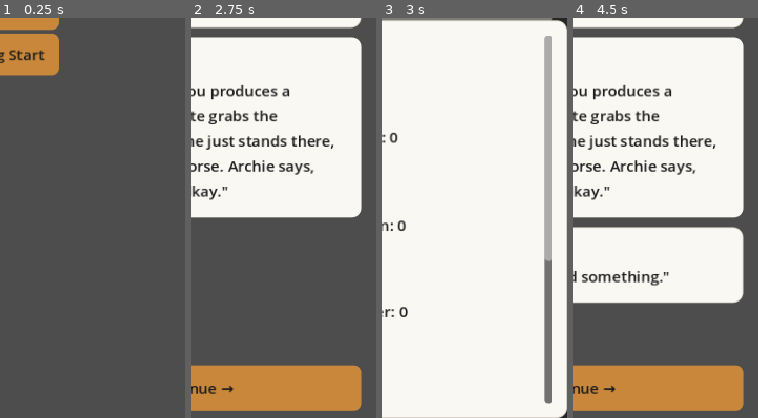
Above: before the commit, frames 1-4 (left to right).
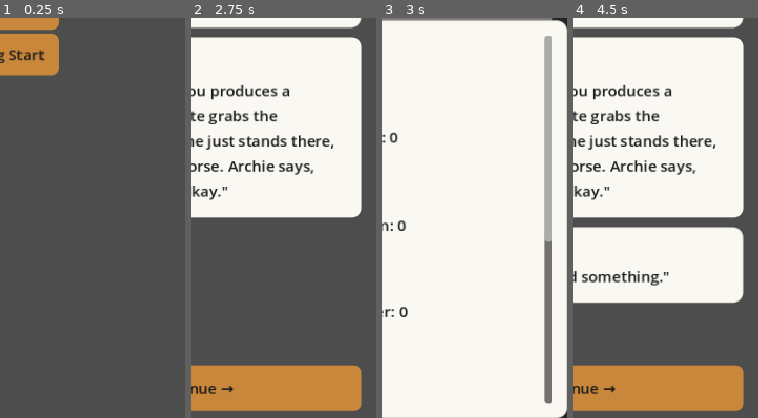
Above: after the commit, the same moments.

Repository: rdefm/veins-of-london
Game: Godot game, scene res://scenes/Main.tscn
Two runs of this game, one before a commit and one after it. Both use one fixed random seed, a clock stepped at 60 frames per second and the inputs below.
Inputs:
- Up to frame 1 (0.25 s): no input
- Up to frame 2 (2.75 s): click "New Game" at 0.5 s; click "Continue →" at 1.25 s; click "Continue →" at 2 s
- Up to frame 3 (3 s): click "🎒 Bag" at 2.75 s
- Up to frame 4 (4.5 s): click "🎒 Bag" at 3.5 s; click "Continue →" at 4.25 s
The pictures show only the part of the screen within x 50-100%, y 50-100%; the shares and areas given below are measured in that part.

Frames 1-2 are identical in both runs. In frame 3, 0.2% of the frame differs, in the area x 87-92%, y 55-61%; in frame 4, nothing differs.

Commit message:
calc-effect-wiring-03: reactive and escape consumables (prophetsBreath, failsafe, wormhole)
Wires the partial scope of three more lab effects into gameplay:
prophetsBreath grants Rewind's evadeTurns/evadeChance fields directly
(overwriting, not stacking); failsafe auto-fires on the existing rewind
snapshot-restore path the instant HP would hit 0, ahead of any manual
Rewind use; wormhole guarantees a combat flee (bypassing the roll and
the enemy's free hit) and, via Travel.travel_to()'s new skip_triggers
param, a trigger-free district trip with zero arrival-encounter chance.

Diff:
--- a/scenes/components/bag_drawer.gd
+++ b/scenes/components/bag_drawer.gd
@@ -17,12 +17,15 @@
 
 const DRAWER_HEIGHT := 420.0
 
-# calc-effect-wiring-02: extended with the five newly-wired effects. Still a
+# calc-effect-wiring-02/03: extended with the newly-wired effects. Still a
 # curated list, not every GameData.RECIPES key (unlike inventory.gd's tab,
 # which now iterates all of them) -- this summary only covers consumables
-# with a real, usable effect; sale-only/not-yet-wired recipes (rejuvenation,
-# prophetsBreath, etc.) stay off it.
-const CONSUMABLE_KEYS := ["timePearl", "enhancementPowder", "rewind", "healingSalve", "blast", "shield", "blackHole", "healingBurst"]
+# with a real, usable effect reachable from THIS drawer; sale-only/not-yet-
+# wired recipes (rejuvenation, etc.) stay off it. failsafe is deliberately
+# absent too -- it's wired (calc-effect-wiring-03) but has no manual Use
+# action, so it belongs only on inventory.gd's tab, which lists every
+# in-stock recipe regardless of whether it has a button here.
+const CONSUMABLE_KEYS := ["timePearl", "enhancementPowder", "rewind", "healingSalve", "blast", "shield", "blackHole", "healingBurst", "prophetsBreath", "wormhole"]
 
 var _dim: ColorRect
 var _content: VBoxContainer
@@ -151,6 +154,16 @@
 
 	if player["inventory"].get("healingBurst", 0) > 0:
 		_content.add_child(UI.button("✚ Healing Burst (%d) — instant heal" % player["inventory"]["healingBurst"], _on_use_healing_burst))
+
+	# calc-effect-wiring-03: prophetsBreath/wormhole (combat evade buff /
+	# guaranteed flee). failsafe has no button here -- see CONSUMABLE_KEYS'
+	# comment.
+	# PROSE-REVIEW: new button labels below, drafted against CONTENT-GUIDE.md's tone bible.
+	if player["inventory"].get("prophetsBreath", 0) > 0:
+		_content.add_child(UI.button("≋ Prophet's Breath (%d) — evade buff" % player["inventory"]["prophetsBreath"], _on_use_prophets_breath))
+
+	if player["inventory"].get("wormhole", 0) > 0:
+		_content.add_child(UI.button("⊗ Wormhole (%d) — guaranteed flee" % player["inventory"]["wormhole"], _on_use_wormhole))
 
 	var snap_count: int = combat["snapshots"].size()
 	if player["inventory"]["rewind"] > 0:
@@ -204,6 +217,16 @@
 	Consumables.use_healing_burst()
 
 
+func _on_use_prophets_breath() -> void:
+	Bag.close()
+	Combat.use_prophets_breath()
+
+
+func _on_use_wormhole() -> void:
+	Bag.close()
+	Combat.use_wormhole()
+
+
 func _on_use_device() -> void:
 	var player: Dictionary = GameState.state["player"]
 	var device_id = player["equipment"]["device"]
--- a/scenes/screens/combat.gd
+++ b/scenes/screens/combat.gd
@@ -75,12 +75,15 @@
 	row.add_child(UI.button("🏃 Run", func(): Combat.flee()))
 
 	var player: Dictionary = GameState.state["player"]
-	# calc-effect-wiring-02: blast/shield/blackHole/healingBurst added to the
-	# same "has anything to use" check that gates the Item button.
+	# calc-effect-wiring-02/03: blast/shield/blackHole/healingBurst, then
+	# prophetsBreath/wormhole, added to the same "has anything to use" check
+	# that gates the Item button. failsafe is deliberately absent -- it has
+	# no manual Use action (see bag_drawer.gd's CONSUMABLE_KEYS comment).
 	var has_items: bool = (
 		player["inventory"]["timePearl"] > 0 or player["inventory"]["enhancementPowder"] > 0 or player["inventory"]["rewind"] > 0
 		or player["inventory"].get("blast", 0) > 0 or player["inventory"].get("shield", 0) > 0
 		or player["inventory"].get("blackHole", 0) > 0 or player["inventory"].get("healingBurst", 0) > 0
+		or player["inventory"].get("prophetsBreath", 0) > 0 or player["inventory"].get("wormhole", 0) > 0
 		or player["equipment"]["device"] != null
 	)
 	var item_button := UI.button("🎒 Item", func(): Bag.open())
--- a/scenes/screens/map.gd
+++ b/scenes/screens/map.gd
@@ -388,7 +388,10 @@
 
 func _build_district_actions(district_id: String) -> Control:
 	var district: Dictionary = GameData.DISTRICTS[district_id]
-	var row := UI.hbox()
+	# hflow, not hbox: a wormhole-holding player can see three buttons here
+	# (Prospect/Travel/Wormhole) at once, same overflow risk the vein action
+	# card's own switch to hflow already documents (bugfixes ticket 05).
+	var row := UI.hflow()
 
 	var site_cap: int = district.get("siteCap", 0)
 	if site_cap <= 0:
@@ -411,6 +414,12 @@
 		# cost to show, so this is a plain button, not a cost-labelled one.
 		row.add_child(UI.button("Travel", func(): Travel.travel_to(district_id)))
 
+		# calc-effect-wiring-03: wormhole's trigger-free travel option,
+		# shown alongside plain Travel whenever the player holds one.
+		# PROSE-REVIEW: new button label, drafted against CONTENT-GUIDE.md's tone bible.
+		if GameState.state["player"]["inventory"].get("wormhole", 0) > 0:
+			row.add_child(UI.button("⊗ Wormhole", func(): Travel.travel_via_wormhole(district_id)))
+
 	return row
 
 
--- a/systems/combat.gd
+++ b/systems/combat.gd
@@ -321,6 +321,8 @@
 	player["hp"] = maxi(0, player["hp"] - dmg)
 	combat["log"].append("%s hits you for %d%s. You: %d/%d HP." % [enemy["name"], dmg, shield_note, player["hp"], player["hpMax"]])
 	if player["hp"] <= 0:
+		if _try_failsafe(combat, player):
+			return
 		combat["outcome"] = "loss"
 		combat["log"].append("You're done. You come round somewhere unpleasant.")
 		player["hp"] = GameState.round_epsilon(player["hpMax"] * 0.3)
@@ -489,6 +491,50 @@
 	_dispatch_on_win()
 
 
+# calc-effect-wiring-03: Prophet's Breath grants the same evadeTurns/
+# evadeChance fields Rewind grants (§3.9) -- sharing the fields means
+# activating this while Rewind's grant is still active (or vice versa)
+# simply overwrites both to the new activation's values, no stacking or
+# reconciliation, per the ticket.
+static func use_prophets_breath() -> Dictionary:
+	var combat: Dictionary = GameState.state["combat"]
+	if not combat["active"] or combat["outcome"] != null:
+		return { "ok": false, "reason": "Combat not active." }
+	var player: Dictionary = GameState.state["player"]
+	if player["inventory"].get("prophetsBreath", 0) <= 0:
+		return { "ok": false, "reason": "No prophet's breath." }
+
+	player["inventory"]["prophetsBreath"] -= 1
+	var power = Crafting.effect_power("prophetsBreath", player["craftingSkill"])
+	combat["evadeTurns"] = power
+	combat["evadeChance"] = 0.50
+	# PROSE-REVIEW: new prophet's-breath activation log line, drafted against CONTENT-GUIDE.md's tone bible.
+	combat["log"].append("You take a lungful. For a few seconds, you can see it coming.")
+	EventBus.state_changed.emit()
+	return { "ok": true }
+
+
+# calc-effect-wiring-03: Wormhole's combat half -- guarantees flee()'s
+# escape outright rather than boosting its roll (contrast Blast's
+# blastFleeBoost, which still rolls at a raised chance). Bypasses both the
+# 0.65 roll and the enemy's free-attack-on-failed-flee entirely, per the
+# ticket. The map-travel half lives in Travel.travel_via_wormhole().
+static func use_wormhole() -> Dictionary:
+	var combat: Dictionary = GameState.state["combat"]
+	if not combat["active"] or combat["outcome"] != null:
+		return { "ok": false, "reason": "Combat not active." }
+	var player: Dictionary = GameState.state["player"]
+	if player["inventory"].get("wormhole", 0) <= 0:
+		return { "ok": false, "reason": "No wormhole." }
+
+	player["inventory"]["wormhole"] -= 1
+	combat["outcome"] = "fled"
+	# PROSE-REVIEW: new guaranteed-flee log line, drafted against CONTENT-GUIDE.md's tone bible.
+	combat["log"].append("You fold the space between you and gone. Clean exit -- no parting shot.")
+	EventBus.state_changed.emit()
+	return { "ok": true }
+
+
 # Equipped non-rewind device (freeze/motion effect). Rewind devices are
 # used via combat_rewind(), not this.
 static func use_device() -> Dictionary:
@@ -550,6 +596,18 @@
 	else:
 		Devices.activate(rewind_device["id"])
 
+	_restore_from_snapshot(combat, player)
+
+	EventBus.state_changed.emit()
+	return { "ok": true }
+
+
+# calc-effect-wiring-03: the actual snapshot-restore mechanics, shared by
+# combat_rewind() (above -- consumes a rewind consumable/device) and
+# _try_failsafe() (below -- consumes failsafe instead). Neither the
+# rewind-availability guard nor the resource deduction lives here; each
+# caller owns its own.
+static func _restore_from_snapshot(combat: Dictionary, player: Dictionary) -> void:
 	var snap: Dictionary = Snapshots.oldest(combat["snapshots"])
 	Snapshots.clear(combat["snapshots"])
 
@@ -565,8 +623,26 @@
 	combat["evadeTurns"] = 2
 	combat["evadeChance"] = 0.50
 
-	EventBus.state_changed.emit()
-	return { "ok": true }
+
+# calc-effect-wiring-03: checked from enemy_attack() the moment the
+# player's hp would hit 0, before the "loss" outcome resolves -- a
+# separate resource from Rewind, tried first and automatically (no manual
+# Use action exists for failsafe). Requires a snapshot to restore to, same
+# as combat_rewind()'s own guard; with none available (e.g. hp hits 0 on a
+# failed flee before any player_attack() has ever pushed one), failsafe
+# can't do anything and the loss proceeds normally even with failsafe in
+# stock.
+static func _try_failsafe(combat: Dictionary, player: Dictionary) -> bool:
+	if player["inventory"].get("failsafe", 0) <= 0:
+		return false
+	if combat["snapshots"].is_empty():
+		return false
+
+	player["inventory"]["failsafe"] -= 1
+	_restore_from_snapshot(combat, player)
+	# PROSE-REVIEW: new failsafe auto-trigger log line, drafted against CONTENT-GUIDE.md's tone bible.
+	combat["log"].append("⚑ Failsafe fires. Death, reversed -- administratively.")
+	return true
 
 
 static func _find_equipped_rewind_device_with_charge() -> Variant:
--- a/systems/travel.gd
+++ b/systems/travel.gd
@@ -43,12 +43,19 @@
 # the only way to pop into a district and roll for its event deck without
 # also prospecting. Refuses a no-op trip to the district the player is
 # already in rather than silently succeeding for free.
-static func travel_to(district: String) -> Dictionary:
+#
+# skip_triggers (calc-effect-wiring-03): lets travel_via_wormhole() below
+# reuse this same path for its currentDistrict/emit bookkeeping and "already
+# there" guard, rather than duplicating them, while skipping the two rolls
+# that follow -- every other call site omits it and gets the normal rolls.
+static func travel_to(district: String, skip_triggers: bool = false) -> Dictionary:
 	if GameState.state["world"]["currentDistrict"] == district:
 		return { "ok": false, "reason": "Already there." }
 
 	GameState.state["world"]["currentDistrict"] = district
 	EventBus.state_changed.emit()
+	if skip_triggers:
+		return { "ok": true }
 	# vein-raiding ticket 07 — checked first: a pending alarm-defend raid
 	# targeting this district takes the screen over like any combat start, so
 	# the district deck's own roll below must be skipped this beat, not
@@ -57,3 +64,25 @@
 		return { "ok": true }
 	DistrictDeck.maybe_trigger(district)  # D5 — must stay last; see maybe_trigger()'s doc comment
 	return { "ok": true }
+
+
+# calc-effect-wiring-03: wormhole's map-travel half (partial scope -- the
+# raid-alert/instant-HQ-escape clause is out of scope, see the follow-up
+# spec). Calls travel_to() with skip_triggers=true so arriving via wormhole
+# never rolls Raiding.maybe_trigger_defend() or DistrictDeck.maybe_trigger()
+# -- zero chance of any arrival encounter, which normal (already-free)
+# travel can't offer. The "already there" guard is checked here too, before
+# spending the item, so a blocked no-op trip never costs a wormhole (travel_to()'s
+# own guard would otherwise catch it only after the deduction below).
+static func travel_via_wormhole(district: String) -> Dictionary:
+	var player: Dictionary = GameState.state["player"]
+	if player["inventory"].get("wormhole", 0) <= 0:
+		return { "ok": false, "reason": "No wormhole." }
+	if GameState.state["world"]["currentDistrict"] == district:
+		return { "ok": false, "reason": "Already there." }
+
+	player["inventory"]["wormhole"] -= 1
+	travel_to(district, true)
+	# PROSE-REVIEW: new wormhole-travel confirmation line, drafted against CONTENT-GUIDE.md's tone bible.
+	Notify.push("Space folds. You're just... there. No detours.")
+	return { "ok": true }
--- a/tests/test_combat.gd
+++ b/tests/test_combat.gd
@@ -743,3 +743,147 @@
 		Combat.use_black_hole()
 		assert_eq(GameState.state["combat"]["outcome"], "win", "lethal black hole damage should win the fight")
 	)
+
+	# ── calc-effect-wiring-03: reactive and escape consumables ───────────
+
+	run_case("use_prophets_breath_sets_evadeTurns_from_effect_power_and_50_percent_chance", func():
+		_fresh_combat()
+		GameState.state["player"]["inventory"]["prophetsBreath"] = 2
+		GameState.state["player"]["craftingSkill"] = 1
+		var result := Combat.use_prophets_breath()
+		assert_true(result["ok"], "should succeed with prophet's breath in hand")
+		# prophetsBreath effectPower ([0,1,1,2,2,3]) at skill 1 = 1
+		assert_eq(GameState.state["combat"]["evadeTurns"], 1, "evadeTurns should be set from effectPower")
+		assert_almost_eq(GameState.state["combat"]["evadeChance"], 0.50, 0.0001, "evadeChance should be 50%, same as Rewind's grant")
+		assert_eq(GameState.state["player"]["inventory"]["prophetsBreath"], 1, "one prophet's breath consumed")
+	)
+
+	run_case("use_prophets_breath_fails_with_none_in_inventory", func():
+		_fresh_combat()
+		GameState.state["player"]["inventory"]["prophetsBreath"] = 0
+		var result := Combat.use_prophets_breath()
+		assert_true(not result["ok"], "should fail with no prophet's breath")
+	)
+
+	run_case("use_prophets_breath_overwrites_an_existing_evade_grant_rather_than_stacking", func():
+		_fresh_combat()
+		GameState.state["player"]["inventory"]["prophetsBreath"] = 1
+		GameState.state["player"]["craftingSkill"] = 1
+		GameState.state["combat"]["evadeTurns"] = 5
+		GameState.state["combat"]["evadeChance"] = 0.9
+		Combat.use_prophets_breath()
+		# prophetsBreath effectPower ([0,1,1,2,2,3]) at skill 1 = 1
+		assert_eq(GameState.state["combat"]["evadeTurns"], 1, "should overwrite, not add to, an existing evade grant")
+		assert_almost_eq(GameState.state["combat"]["evadeChance"], 0.50, 0.0001, "should overwrite evadeChance too")
+	)
+
+	run_case("use_wormhole_flee_guarantees_the_outcome_and_consumes_one", func():
+		_fresh_combat()
+		GameState.state["player"]["inventory"]["wormhole"] = 1
+		var result := Combat.use_wormhole()
+		assert_true(result["ok"], "should succeed with a wormhole in hand")
+		assert_eq(GameState.state["combat"]["outcome"], "fled", "wormhole should guarantee a flee outright")
+		assert_eq(GameState.state["player"]["inventory"]["wormhole"], 0, "one wormhole consumed")
+	)
+
+	run_case("use_wormhole_flee_never_gives_the_enemy_a_free_attack", func():
+		# use_wormhole() bypasses flee()'s roll (and its free-attack-on-fail
+		# consequence) entirely -- no Rng call at all, so this holds
+		# unconditionally rather than needing a seed search.
+		_fresh_combat()
+		GameState.state["player"]["inventory"]["wormhole"] = 1
+		GameState.state["combat"]["enemy"]["attackMin"] = 50
+		GameState.state["combat"]["enemy"]["attackMax"] = 50
+		var hp_before: int = GameState.state["player"]["hp"]
+		Combat.use_wormhole()
+		assert_eq(GameState.state["player"]["hp"], hp_before, "wormhole flee must never let the enemy get a parting shot in")
+	)
+
+	run_case("use_wormhole_fails_with_none_in_inventory", func():
+		_fresh_combat()
+		GameState.state["player"]["inventory"]["wormhole"] = 0
+		var result := Combat.use_wormhole()
+		assert_true(not result["ok"], "should fail with no wormhole")
+	)
+
+	run_case("failsafe_auto_triggers_before_the_loss_outcome_when_hp_would_hit_0", func():
+		_fresh_combat()
+		var combat: Dictionary = GameState.state["combat"]
+		GameState.state["player"]["hp"] = 100
+		GameState.state["player"]["hpMax"] = 100
+		GameState.state["player"]["inventory"]["failsafe"] = 1
+		combat["enemy"]["attackMin"] = 500
+		combat["enemy"]["attackMax"] = 500
+		Snapshots.push("combat", combat["snapshots"], { "playerHp": 90, "enemyHp": 80, "log": ["turn 1"], "frozenTurns": 0, "motionTurns": 0, "motionPower": 0, "evadeTurns": 0, "evadeChance": 0.0 })
+
+		Rng.set_seed(1)
+		Combat.enemy_attack()
+
+		assert_eq(GameState.state["player"]["inventory"]["failsafe"], 0, "the failsafe should be auto-consumed")
+		assert_eq(GameState.state["player"]["hp"], 90, "should restore the snapshot's playerHp, not the 30%-hpMax revive")
+		assert_eq(combat["outcome"], null, "the loss outcome must never resolve when failsafe catches it")
+		assert_eq(combat["snapshots"], [], "the snapshot stack should be cleared, same as a manual rewind")
+		var found := false
+		for line in combat["log"]:
+			if line.contains("Failsafe fires"):
+				found = true
+		assert_true(found, "should log the failsafe auto-trigger line")
+	)
+
+	run_case("failsafe_does_not_trigger_with_no_snapshot_to_restore_to", func():
+		_fresh_combat()
+		var combat: Dictionary = GameState.state["combat"]
+		GameState.state["player"]["hp"] = 100
+		GameState.state["player"]["hpMax"] = 100
+		GameState.state["player"]["inventory"]["failsafe"] = 1
+		combat["enemy"]["attackMin"] = 500
+		combat["enemy"]["attackMax"] = 500
+
+		Rng.set_seed(1)
+		Combat.enemy_attack()
+
+		assert_eq(GameState.state["player"]["inventory"]["failsafe"], 1, "failsafe should not be spent with nothing to restore to")
+		assert_eq(combat["outcome"], "loss", "the loss should resolve normally")
+		assert_eq(GameState.state["player"]["hp"], 30, "should revive at 30% hpMax, the normal loss path")
+	)
+
+	run_case("failsafe_is_tried_before_a_manually_held_rewind_consumable_or_device", func():
+		# Both a rewind consumable and failsafe are in stock -- failsafe
+		# should fire (its own inventory count drops), leaving the rewind
+		# consumable untouched, since failsafe is checked automatically
+		# before the player ever gets a chance to manually spend Rewind.
+		_fresh_combat()
+		var combat: Dictionary = GameState.state["combat"]
+		GameState.state["player"]["hp"] = 100
+		GameState.state["player"]["hpMax"] = 100
+		GameState.state["player"]["inventory"]["failsafe"] = 1
+		GameState.state["player"]["inventory"]["rewind"] = 1
+		combat["enemy"]["attackMin"] = 500
+		combat["enemy"]["attackMax"] = 500
+		Snapshots.push("combat", combat["snapshots"], { "playerHp": 90, "enemyHp": 80, "log": ["turn 1"], "frozenTurns": 0, "motionTurns": 0, "motionPower": 0, "evadeTurns": 0, "evadeChance": 0.0 })
+
+		Rng.set_seed(1)
+		Combat.enemy_attack()
+
+		assert_eq(GameState.state["player"]["inventory"]["failsafe"], 0, "failsafe should be spent")
+		assert_eq(GameState.state["player"]["inventory"]["rewind"], 1, "the rewind consumable should be left untouched")
+	)
+
+	run_case("failsafe_auto_triggers_inside_an_event_raid_context_too", func():
+		# vein-raiding's event-embedded-raid case (event_raid context) uses
+		# the same enemy_attack() path -- failsafe must not be context-gated.
+		_fresh_combat(Combat.CONTEXT_EVENT_RAID)
+		var combat: Dictionary = GameState.state["combat"]
+		GameState.state["player"]["hp"] = 100
+		GameState.state["player"]["hpMax"] = 100
+		GameState.state["player"]["inventory"]["failsafe"] = 1
+		combat["enemy"]["attackMin"] = 500
+		combat["enemy"]["attackMax"] = 500
+		Snapshots.push("combat", combat["snapshots"], { "playerHp": 90, "enemyHp": 80, "log": ["turn 1"], "frozenTurns": 0, "motionTurns": 0, "motionPower": 0, "evadeTurns": 0, "evadeChance": 0.0 })
+
+		Rng.set_seed(1)
+		Combat.enemy_attack()
+
+		assert_eq(combat["outcome"], null, "failsafe should catch the loss inside an event_raid context too")
+		assert_eq(GameState.state["player"]["inventory"]["failsafe"], 0, "the failsafe should be auto-consumed")
+	)
--- a/tests/test_travel.gd
+++ b/tests/test_travel.gd
@@ -95,3 +95,103 @@
 		assert_true(result["ok"], "travel is free — it doesn't need any of today's blocks")
 		assert_eq(GameState.state["world"]["currentDistrict"], "camden", "currentDistrict updates")
 	)
+
+	# ── travel_via_wormhole() (calc-effect-wiring-03) ────────────────────
+
+	run_case("travel_via_wormhole_moves_districts_and_consumes_one", func():
+		GameState.reset()
+		GameState.state["player"]["inventory"]["wormhole"] = 2
+		var result := Travel.travel_via_wormhole("camden")
+		assert_true(result["ok"], "should succeed with a wormhole in hand")
+		assert_eq(GameState.state["world"]["currentDistrict"], "camden", "currentDistrict updates")
+		assert_eq(GameState.state["player"]["inventory"]["wormhole"], 1, "one wormhole consumed")
+	)
+
+	run_case("travel_via_wormhole_fails_with_none_in_inventory", func():
+		GameState.reset()
+		GameState.state["player"]["inventory"]["wormhole"] = 0
+		var result := Travel.travel_via_wormhole("camden")
+		assert_true(not result["ok"], "should fail with no wormhole")
+		assert_eq(GameState.state["world"]["currentDistrict"], "shoreditch", "currentDistrict unchanged")
+	)
+
+	run_case("travel_via_wormhole_refuses_a_no_op_trip_to_the_current_district", func():
+		GameState.reset()
+		GameState.state["player"]["inventory"]["wormhole"] = 1
+		var result := Travel.travel_via_wormhole("shoreditch")
+		assert_true(not result["ok"], "travelling to where you already are should refuse, same as travel_to()")
+		assert_eq(GameState.state["player"]["inventory"]["wormhole"], 1, "no wormhole consumed when blocked")
+	)
+
+	run_case("travel_via_wormhole_succeeds_even_with_no_blocks_remaining", func():
+		GameState.reset()
+		GameState.state["player"]["inventory"]["wormhole"] = 1
+		GameState.state["world"]["timeBlocksDone"] = [0, 1, 2]
+		var result := Travel.travel_via_wormhole("camden")
+		assert_true(result["ok"], "wormhole travel is free, same as plain travel")
+	)
+
+	# The district-deck-skip and defend-raid-skip assertions below can't spy
+	# on DistrictDeck.maybe_trigger()/Raiding.maybe_trigger_defend() directly
+	# (both are static funcs, no test-double seam) -- instead each proves the
+	# skip by demonstrating the exact same seed/fixture that WOULD trigger
+	# via plain travel_to() (test_district_deck.gd's/test_raiding.gd's own
+	# patterns) produces no such effect via travel_via_wormhole().
+
+	run_case("travel_via_wormhole_skips_the_district_deck_roll_even_on_a_seed_that_would_otherwise_trigger", func():
+		GameState.reset()
+		var original_events: Dictionary = GameData.EVENTS
+		GameData.EVENTS = GameData.EVENTS.duplicate()
+		for event_id in GameData.EVENTS.keys():
+			if GameData.EVENTS[event_id].has("deck"):
+				GameData.EVENTS.erase(event_id)
+		GameData.EVENTS["e_wormhole_trigger"] = {
+			"id": "e_wormhole_trigger",
+			"cards": [{ "type": "narration", "label": null, "speaker": null, "text": "x" }],
+			"on_complete": [],
+			"deck": { "district": "any", "weight": 1 },
+		}
+
+		var seed := -1
+		for candidate in range(200):
+			Rng.set_seed(candidate)
+			if Rng.chance(DistrictDeck.TRIGGER_CHANCE):
+				seed = candidate
+				break
+		assert_true(seed != -1, "should find a triggering seed within 200 tries")
+
+		GameState.state["player"]["inventory"]["wormhole"] = 1
+		Rng.set_seed(seed)
+		Travel.travel_via_wormhole("camden")
+
+		assert_eq(GameState.state["event"], null, "a wormhole trip must never draw a district event, even on a seed that would otherwise hit")
+		assert_eq(GameState.state["world"]["recentEvents"], [], "nothing should be recorded either")
+
+		GameData.EVENTS = original_events
+	)
+
+	run_case("travel_via_wormhole_skips_a_pending_defend_raid_arrival_the_same_district_would_otherwise_trigger", func():
+		GameState.reset()
+		var vein := {
+			"id": "pv_test", "oreType": "time", "level": 2,
+			"levelLabel": GameData.VEIN_LEVELS["2"]["label"], "devBar": 0,
+			"charged": false, "chargeBlocks": 0, "security": "none", "alarmUpgrades": [],
+			"location": "Test St, nowhere", "claimedOnDay": 0, "district": "camden",
+			"siteId": "s_player", "hospitability": { "tier": "fair", "bonuses": [] },
+		}
+		GameState.state["player"]["veins"] = [vein]
+		GameState.state["world"]["sites"] = [{
+			"id": "s_player", "district": "camden", "tier": "fair", "oreType": "time",
+			"bonuses": [], "discoveredDay": 1, "claimed": true, "factionVein": null,
+			"hasNaturalVein": false,
+		}]
+		var outcome := { "attackerId": "firm", "veinId": "pv_test", "siteId": "s_player", "success": true }
+		GameState.state["world"]["pendingDefendRaids"] = [outcome]
+		GameState.state["player"]["inventory"]["wormhole"] = 1
+
+		var result := Travel.travel_via_wormhole("camden")
+
+		assert_true(result["ok"])
+		assert_true(not GameState.state["combat"]["active"], "a wormhole arrival must never trigger the pending defend combat")
+		assert_eq(GameState.state["world"]["pendingDefendRaids"], [outcome], "the pending entry should be left queued, not popped")
+	)
Not shown, added: .scratch/calc-effect-wiring/issues/03-reactive-and-escape-consumables_COMPLETED.md
